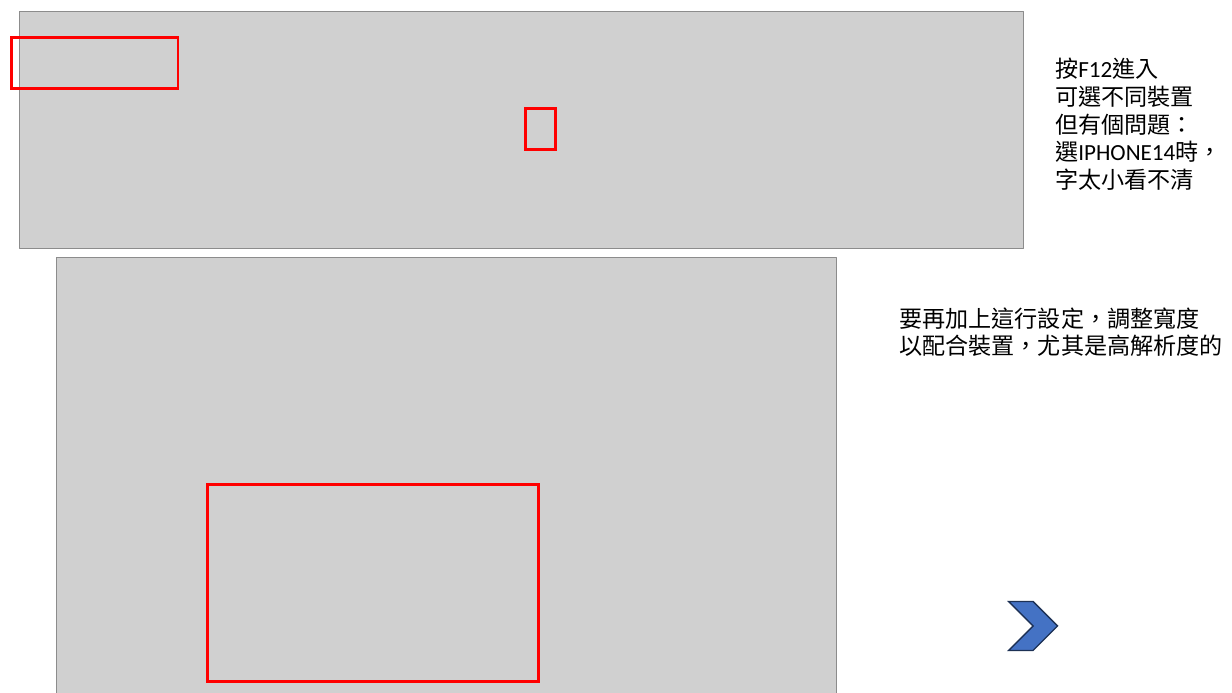
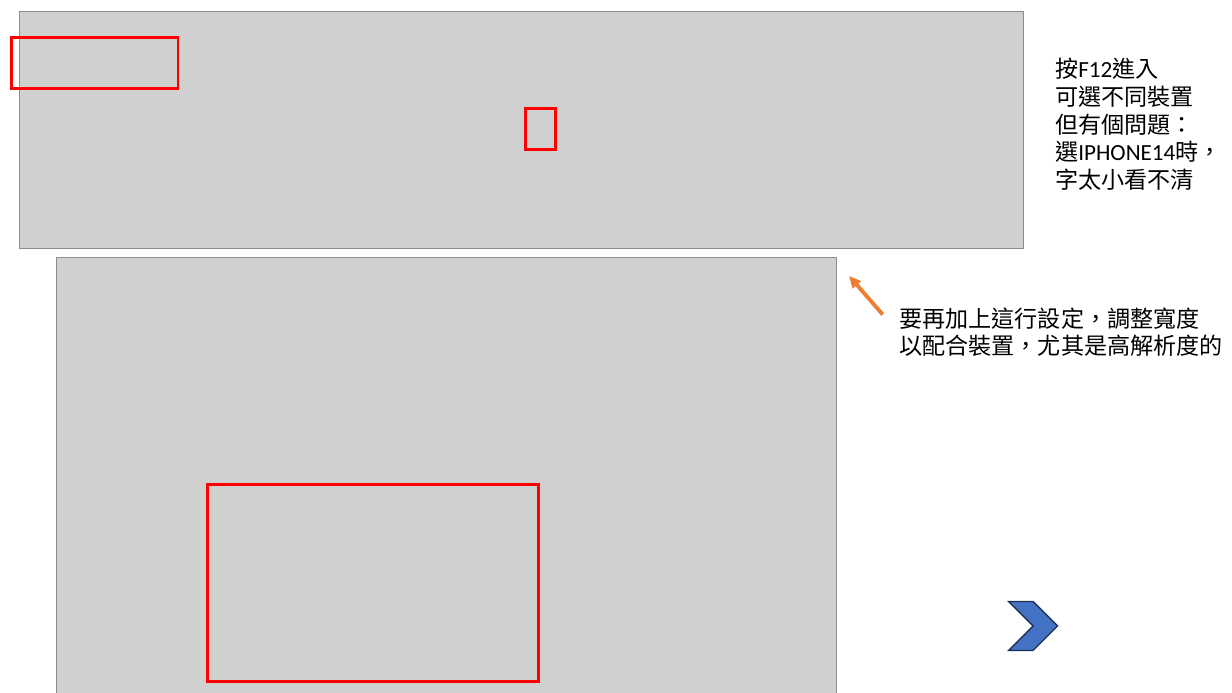
Before and after one commit to jacktea88/BS5, a slide deck: slide 13 of 2BS5.pptx. Drawn at 1232x693 pixels with LibreOffice and Linux fonts; fonts in the diff are those of the drawing; grey boxes stand for pictures. Boxes give left, top, right and bottom in pixels: in the first picture for what was removed or moved away, otherwise in the second. Text is boxed around its words. In the diff, an @@ line names an element or a change of style, - is before the commit and + after.

```diff
--- a/2BS5.pptx
+++ b/2BS5.pptx
@@ arrow added from (883, 314) to (849, 276), #ED7D31 3 pt @@
```
Also in this commit, not shown: 26 other files.
